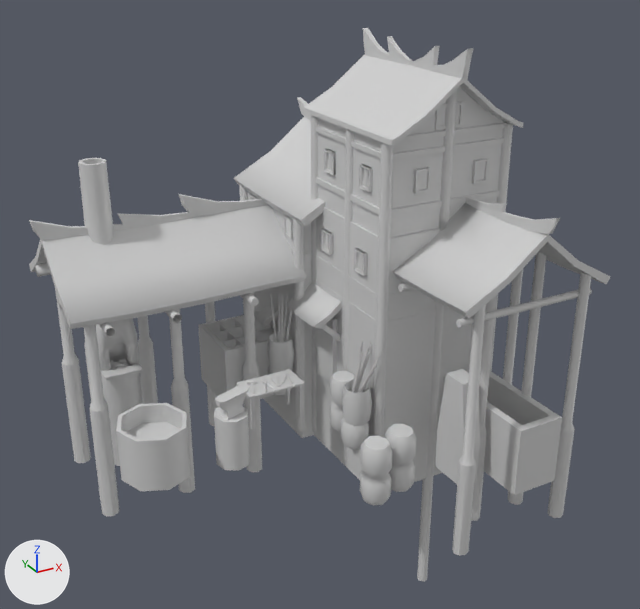
Before and after pictures for a commit that changed the COLLADA model art/meshes/structural/chin_blacksmith.dae.
Both versions are drawn from a 50 mm camera at (-0.19, -0.383, 0.236) aimed at (0.016, -0.009, 0.049). The axes (+X, +Y, +Z) are drawn at lower left. The lights are the same throughout. Vertices at the same position are counted once.

Names of what the first picture shows: 'blacksmith'.
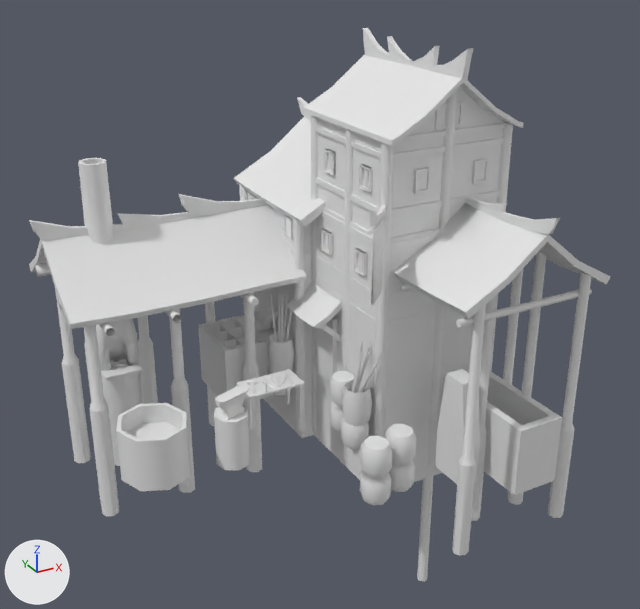
The newer file is also rescaled (x100.0) as a whole; pictures and numbers use the older file's frame.

Where the change shows, as pixel boxes (x1, y1, x2, y2) in the pictures (640 x 609 px; the box of a moved part takes in the faces that stretch with it):
part 1 of me_blacksmith_001, added: after (319, 211, 438, 249)
part 2 of me_blacksmith_001, added: after (370, 205, 386, 228)
part 3 of me_blacksmith_001, moved or reshaped: (280, 384, 443, 482) in both
part 4 of me_blacksmith_001, built on: before (262, 119, 488, 271); after (262, 119, 488, 305)
part 5 of me_blacksmith_001, recoloured: (29, 28, 603, 581) in both

Patch to the scene script:
```diff
--- a/art/meshes/structural/chin_blacksmith.dae.py
+++ b/art/meshes/structural/chin_blacksmith.dae.py
@@ me_blacksmith_001 @@
 # used by ob_blacksmith; location = (0.0, 0.0, 0.0)
-me_blacksmith_001.from_pydata(...)  # 3626 vertices, 5653 faces; spans x -0.115..0.115, y -0.116..0.1, z -0.118..0.183
+me_blacksmith_001.from_pydata(...)  # 3729 vertices, 5791 faces; spans x -0.115..0.115, y -0.116..0.1, z -0.118..0.183
+# me_blacksmith_001 part 1: the loose piece of 24 vertices spanning x 0.024..0.095, y -0.054..0.015, z 0.051..0.054 is copied, and the copy is moved by (0.0, 0.0, 0.041); it spans x 0.024..0.095, y -0.054..0.016, z 0.092..0.095
+# me_blacksmith_001 part 2: a new loose piece of 20 vertices spanning x 0.006..0.028, y -0.072..-0.05, z 0.111..0.119
+# me_blacksmith_001 part 3
+# 6 vertices are removed from x 0.017..0.095, y -0.054..0.015, z -0.012
+# 13 faces are deleted
+# 13 new faces join them
+# me_blacksmith_001 part 4
+# 3 vertices are removed from x 0.014..0.026, y -0.026..0.015, z 0.088..0.11
+# 19 faces are deleted
+# 1 vertex moves from x 0.026, y -0.026, z 0.094 to x 0.026, y -0.023, z 0.094
+# 68 vertices are added at x 0.004..0.029, y -0.074..0.097, z 0.059..0.144
+# 85 new faces join them
+# me_blacksmith_001 part 5: 5621 faces spanning x -0.115..0.115, y -0.116..0.1, z -0.118..0.183 switch from mat_material_003 (light grey #d1d1d1) to no material
```
